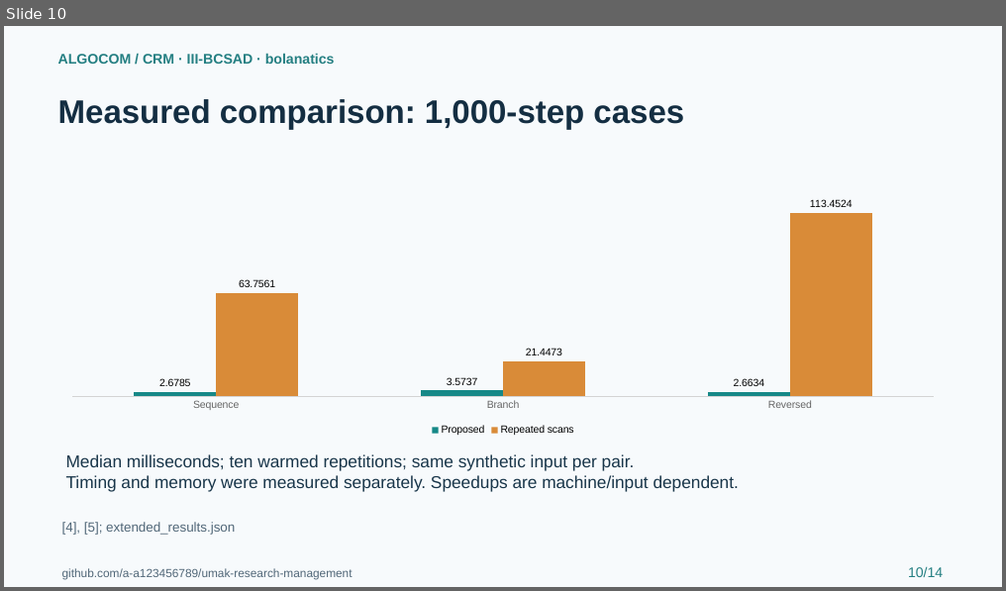
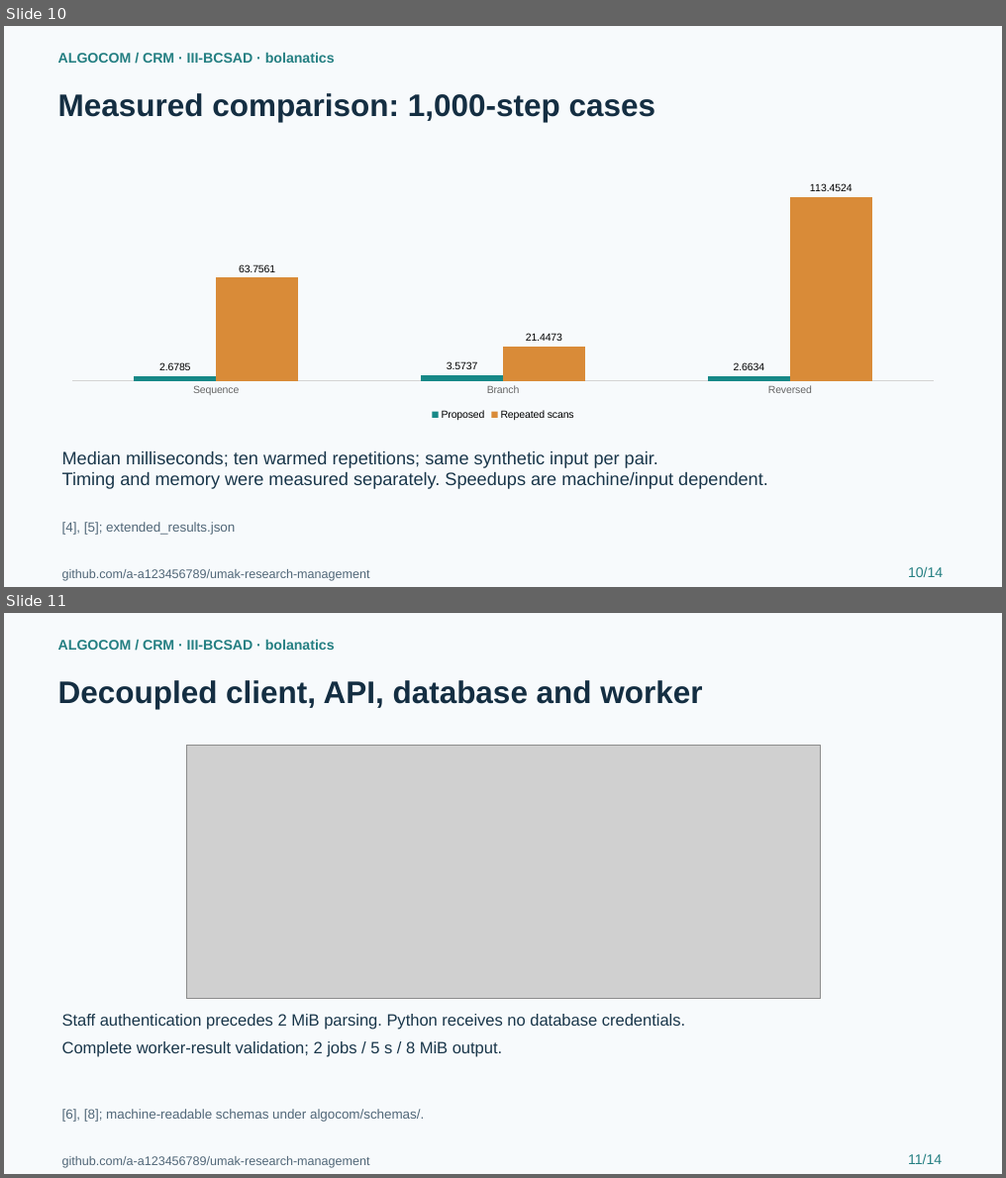
Before and after one commit to a-a123456789/umak-research-management, a slide deck: submissions/ALGOCOM_Defense.pptx. Shown one above the other, each under a label of ours: slide 10 before the commit, slides 10 and 11 after it. The pictures are 1006x591 and 1006x1178 pixels, drawn with LibreOffice and Linux fonts; fonts in the diff are those of the drawing; grey boxes stand for pictures. Boxes give left, top, right and bottom in pixels: in the first picture for what was removed or moved away, otherwise in the second. Text is boxed around its words. In the diff, an @@ line names an element or a change of style, - is before the commit and + after.

Commit message:
Close IAS and ALGOCOM submission gaps (#4)
* Close IAS and ALGOCOM report and worker validation gaps

* Link correction PR and commit-specific successful workflows

```diff
--- a/submissions/ALGOCOM_Defense.pptx
+++ b/submissions/ALGOCOM_Defense.pptx
@@ slide 11 added at <box>4,613,1002,1174</box>, background #F7FAFC @@
@@ text added at <box>58,639,335,650</box>, 13.5 pt, text #247F82, bold @@
+ALGOCOM / CRM · III-BCSAD · bolanatics
@@ text added at <box>58,680,702,709</box>, 30 pt, text #142E42, bold @@
+Decoupled client, API, database and worker
@@ picture added at <box>186,746,820,999</box> @@
@@ text added at <box>62,1014,685,1030</box>, 15.8 pt, text #19364A @@
+Staff authentication precedes 2 MiB parsing. Python receives no database credentials.
@@ text added at <box>62,1042,502,1058</box>, 15.8 pt, text #19364A @@
+Complete worker-result validation; 2 jobs / 5 s / 8 MiB output.
@@ text added at <box>62,1109,424,1122</box>, 12.8 pt, text #516778 @@
+[6], [8]; machine-readable schemas under algocom/schemas/.
@@ text added at <box>62,1157,370,1168</box>, 12 pt, text #516778 @@
+github.com/a-a123456789/umak-research-management
@@ text added at <box>908,1155,942,1164</box>, 13.5 pt, text #247F82 @@
+11/14
@@ slide 10 changed as well @@
@@ text "Measured comparison: 1,000-step cases" at <box>58,93,656,122</box>: size 31.5 to 30 pt @@
@@ column chart: place and size @@
-column chart at <box>54,197,951,439</box>
+column chart at <box>54,181,951,424</box>
@@ text "Median milliseconds; ten warmed repetitions; ..." at <box>62,452,768,489</box>: size 16.5 to 17.2 pt @@
@@ text "github.com/a-a123456789/umak-research-management" at <box>62,570,370,581</box>: size 11.2 to 12 pt @@
```
Also in this commit, not shown: 10 other slides changed, 2 other slides added, 3 slides removed, 47 other files.
